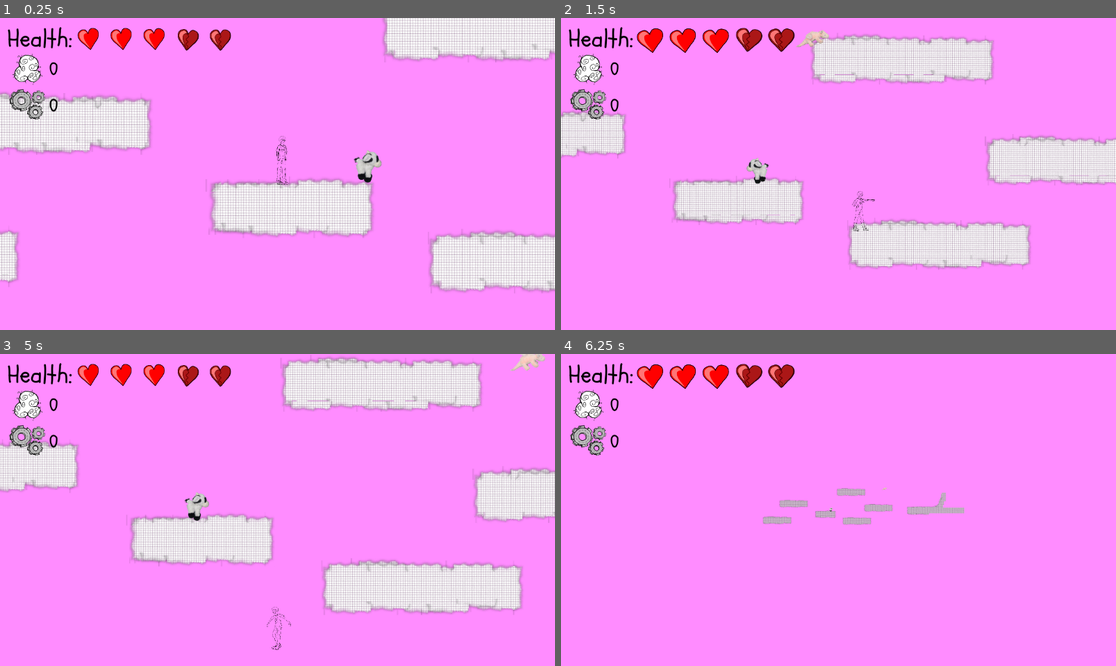
Above: before the commit, frames 1-4 (two rows, left to right).
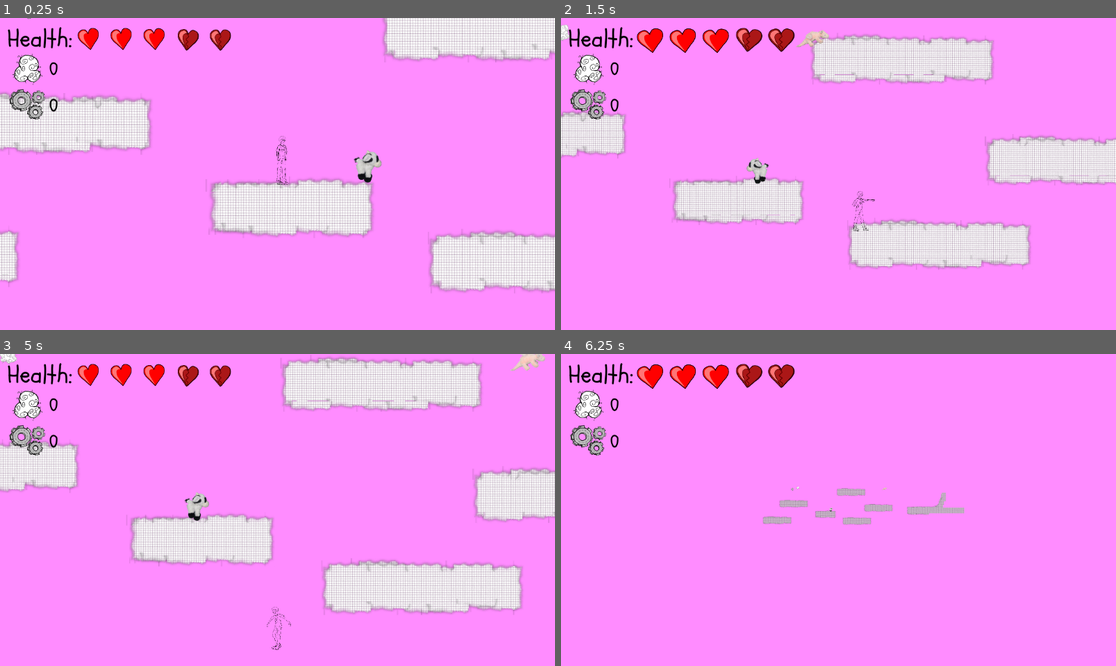
Above: after the commit, the same moments.

Repository: asger-finding/ddu-syds-droemmerejse
Game: Godot game, scene res://Root.tscn
The game is run twice, just before and just after one commit, with the same random seed, the same clock (stepped at 60 frames per second) and the same inputs.
Inputs:
- Up to frame 1 (0.25 s): no input
- Up to frame 2 (1.5 s): tap Enter (ui_accept) at 0.5, 0.77 s; hold Right (ui_right) 0.53-1.28 s; tap X (Punch) at 0.6, 1.35 s; hold Down (ui_down) from 1.28 s (still down)
- Up to frame 3 (5 s): tap Enter (ui_accept) at 1.52, 3.02, 3.77, 4.52 s; release Down (ui_down) at 2.03 s; hold Right (ui_right) 2.03-2.78 s; tap X (Punch) every 0.75 s from 2.1 to 4.35 s; hold Up (ui_up) 2.78-3.53 s; hold Left (ui_left) from 3.53 s (still down)
- Up to frame 4 (6.25 s): release Left (ui_left) at 5.03 s; hold Down (ui_down) 5.03-5.78 s; tap X (Punch) at 5.1, 5.85 s; hold Right (ui_right) from 5.78 s (still down); tap Enter (ui_accept) at 6.02 s

The runs differ from the first frame. In frame 1, less than 0.1% of the frame differs, in the area x 4-6%, y 0-1%; in frame 2, less than 0.1%; in frame 3, less than 0.1%, in the area x 0-4%, y 0-4%; in frame 4, less than 0.1%.

Commit message:
Feat: Fluff + Scrap

Diff:
--- /dev/null
+++ b/game/Fluff.gd
@@ -0,0 +1,12 @@
+extends Sprite2D
+
+var collect=0
+
+func _on_area_2d_body_entered(body: Node2D) -> void:
+	if body is Player:
+		collect+=1
+		hide()
+		set_process(false)
+		if collect ==1:
+			Global.Inventory.add_fluff(1)
+	pass # Replace with function body.
--- a/game/Scenes/PlayerScene.tscn
+++ b/game/Scenes/PlayerScene.tscn
@@ -17,6 +17,8 @@
 [ext_resource type="Texture2D" uid="uid://stvh0hkkhb44" path="res://Assets/Sprites/Player/Punch/frame_0.png" id="12_ye8ic"]
 [ext_resource type="Texture2D" uid="uid://65k375fygsoh" path="res://Assets/Sprites/Player/Stand/frame_0.png" id="13_oimcg"]
 [ext_resource type="PackedScene" uid="uid://cg7wxtqqfp1x" path="res://Scenes/enemy_drage.tscn" id="13_r53dp"]
+[ext_resource type="PackedScene" uid="uid://bmll3giptxv7o" path="res://Scenes/fluff.tscn" id="18_lpedo"]
+[ext_resource type="PackedScene" uid="uid://drv412exw06io" path="res://Scenes/scrap.tscn" id="19_lpedo"]
 
 [sub_resource type="SpriteFrames" id="SpriteFrames_k5t3f"]
 animations = [{
@@ -94,7 +96,7 @@
 }]
 
 [sub_resource type="RectangleShape2D" id="RectangleShape2D_ye8ic"]
-size = Vector2(339, 538)
+size = Vector2(339, 956)
 
 [sub_resource type="CapsuleShape2D" id="CapsuleShape2D_ye8ic"]
 radius = 14.9
@@ -137,13 +139,12 @@
 position = Vector2(62, -396)
 
 [node name="Punchhitbox" type="CollisionShape2D" parent="Player/AnimatedSprite2D/Punch"]
-position = Vector2(214, 432)
+position = Vector2(-138, 454)
 shape = SubResource("RectangleShape2D_ye8ic")
 disabled = true
 
 [node name="CollisionShape2D" type="CollisionShape2D" parent="Player"]
 position = Vector2(-8.4, 5.2)
-scale = Vector2(1, 1)
 shape = SubResource("CapsuleShape2D_ye8ic")
 one_way_collision = true
 one_way_collision_margin = 0.0
@@ -158,5 +159,11 @@
 [node name="EnemyDrage" parent="." instance=ExtResource("13_r53dp")]
 position = Vector2(-189, -1385)
 
+[node name="Fluff type 1" parent="." instance=ExtResource("18_lpedo")]
+position = Vector2(-2208, -1422)
+
+[node name="Scrap" parent="." instance=ExtResource("19_lpedo")]
+position = Vector2(-2645, -1330)
+
 [connection signal="animation_finished" from="Player/AnimatedSprite2D" to="Player" method="_on_animated_sprite_2d_animation_finished"]
 [connection signal="body_entered" from="Player/AnimatedSprite2D/Punch" to="Player" method="_on_punch_body_entered"]
--- a/game/Scenes/enemy_drage.tscn
+++ b/game/Scenes/enemy_drage.tscn
@@ -1,6 +1,6 @@
 [gd_scene load_steps=13 format=3 uid="uid://cg7wxtqqfp1x"]
 
-[ext_resource type="Script" uid="uid://chinuu5l1b8i3" path="res://Scenes/Enemy_Drage.gd" id="1_wfv3y"]
+[ext_resource type="Script" uid="uid://cr3rvm3khvffm" path="res://Enemy_Drage.gd" id="1_wfv3y"]
 [ext_resource type="Texture2D" uid="uid://v4wg07iahw63" path="res://Assets/Sprites/Gertrud/Enemy/frame_2.png" id="2_k8mom"]
 [ext_resource type="Texture2D" uid="uid://brprdj662cl23" path="res://Assets/Sprites/Gertrud/Enemy/frame_0.png" id="3_guxhk"]
 [ext_resource type="Texture2D" uid="uid://cx2tf61pf7kum" path="res://Assets/Sprites/Gertrud/Enemy/frame_1.png" id="4_wd4th"]
--- /dev/null
+++ b/game/Scenes/fluff.tscn
@@ -0,0 +1,19 @@
+[gd_scene load_steps=4 format=3 uid="uid://bmll3giptxv7o"]
+
+[ext_resource type="Texture2D" uid="uid://db2a2gv3p5lk2" path="res://Assets/Collectibles/filling_1.png" id="1_dwsa6"]
+[ext_resource type="Script" uid="uid://c7ig515bv558q" path="res://Fluff.gd" id="2_g4qlx"]
+
+[sub_resource type="CircleShape2D" id="CircleShape2D_562eg"]
+radius = 112.361
+
+[node name="Fluff" type="Sprite2D"]
+texture = ExtResource("1_dwsa6")
+script = ExtResource("2_g4qlx")
+
+[node name="Area2D" type="Area2D" parent="."]
+
+[node name="CollisionShape2D" type="CollisionShape2D" parent="Area2D"]
+position = Vector2(13, -14)
+shape = SubResource("CircleShape2D_562eg")
+
+[connection signal="body_entered" from="Area2D" to="." method="_on_area_2d_body_entered"]
--- /dev/null
+++ b/game/Scenes/scrap.tscn
@@ -0,0 +1,9 @@
+[gd_scene load_steps=4 format=3 uid="uid://drv412exw06io"]
+
+[ext_resource type="PackedScene" uid="uid://bmll3giptxv7o" path="res://Scenes/fluff.tscn" id="1_itaa7"]
+[ext_resource type="Texture2D" uid="uid://csyy4bi4bsf42" path="res://Assets/Collectibles/gear.png" id="2_nkhrt"]
+[ext_resource type="Script" uid="uid://cf2w4rpne6b74" path="res://Scripts/scrap.gd" id="3_cu64b"]
+
+[node name="Scrap" instance=ExtResource("1_itaa7")]
+texture = ExtResource("2_nkhrt")
+script = ExtResource("3_cu64b")
--- a/game/Scripts/EnemyCow.gd
+++ b/game/Scripts/EnemyCow.gd
@@ -4,6 +4,7 @@
 var direction
 @onready var _animated_sprite = $AnimatedSprite2D
 @onready var _ray_cast_2d = $RayCast2D
+@onready var _collision_shape_2d = $CollisionShape2D
 #@onready var _paper_layer = getPaperRoot/PaperLayer
 var health = 1
 func _physics_process(delta: float) -> void:
@@ -42,6 +43,8 @@
 func death():
 	hide()
 	set_process(false)
+	set_physics_process(false)
+	_collision_shape_2d.disabled = true
 	dead=true
 
 func _on_area_2d_body_entered(body: Node2D) -> void:
--- a/game/Scripts/Player.gd
+++ b/game/Scripts/Player.gd
@@ -154,11 +154,11 @@
 		_animated_sprite.play("Punch")
 		var direction
 		if _animated_sprite.flip_h:
+			direction = -1
+		else:
 			direction = 1
-		else:
-			direction = -1
 		_punch_hit_box.disabled = false
-		_punch_hit_box.position= position + Vector2(180*direction,70)
+		_punch_hit_box.position= position + Vector2(200*direction,70)
 		print(position,_punch_hit_box.position )
 
 		print("PUNCH!")
@@ -184,6 +184,7 @@
 	if body.is_class("CharacterBody2D") and body != self:
 		body.health -=1
 		print("you hit")
+		print(body)
 	else:
 		pass # Replace with function body.
 
--- /dev/null
+++ b/game/Scripts/scrap.gd
@@ -0,0 +1,12 @@
+extends Sprite2D
+
+var collect=0
+
+func _on_area_2d_body_entered(body: Node2D) -> void:
+	if body is Player:
+		collect+=1
+		hide()
+		set_process(false)
+		if collect ==1:
+			Global.Inventory.add_scrap(1)
+	pass # Replace with function body.
Not shown, added: game/Assets/BackDrop/sol.png.import
Renamed: game/Scenes/Enemy_Drage.gd -> game/Enemy_Drage.gd
Renamed: game/Scenes/Enemy_Drage.gd.uid -> game/Enemy_Drage.gd.uid
Not shown, added: game/Fluff.gd.uid
Not shown: 1 places in game/Scenes/PlayerScene.tscn that only renumber resources
Not shown, removed: game/Scenes/enemy_drage.gd.uid
Not shown, added: game/Scripts/scrap.gd.uid
